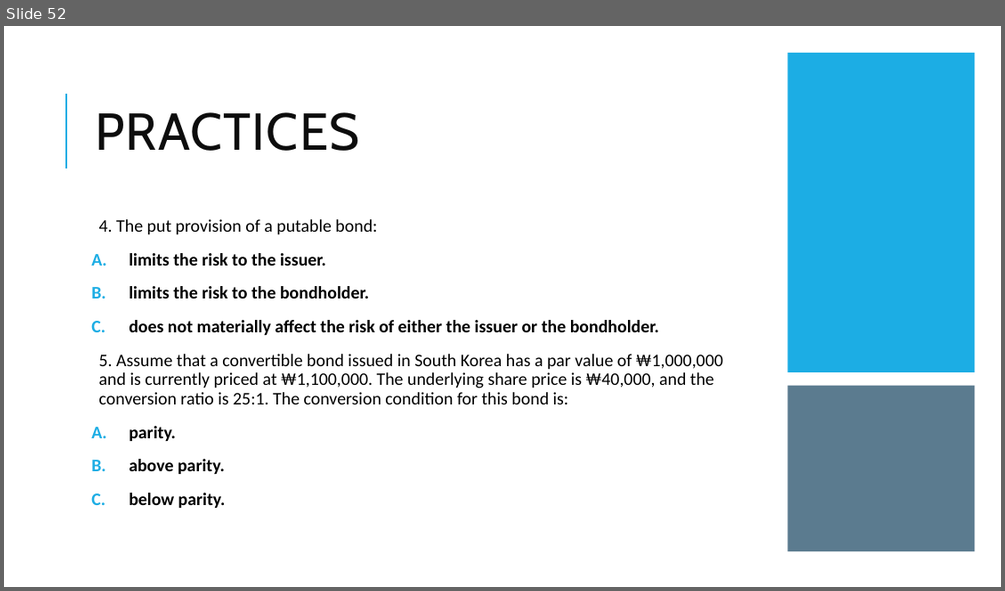
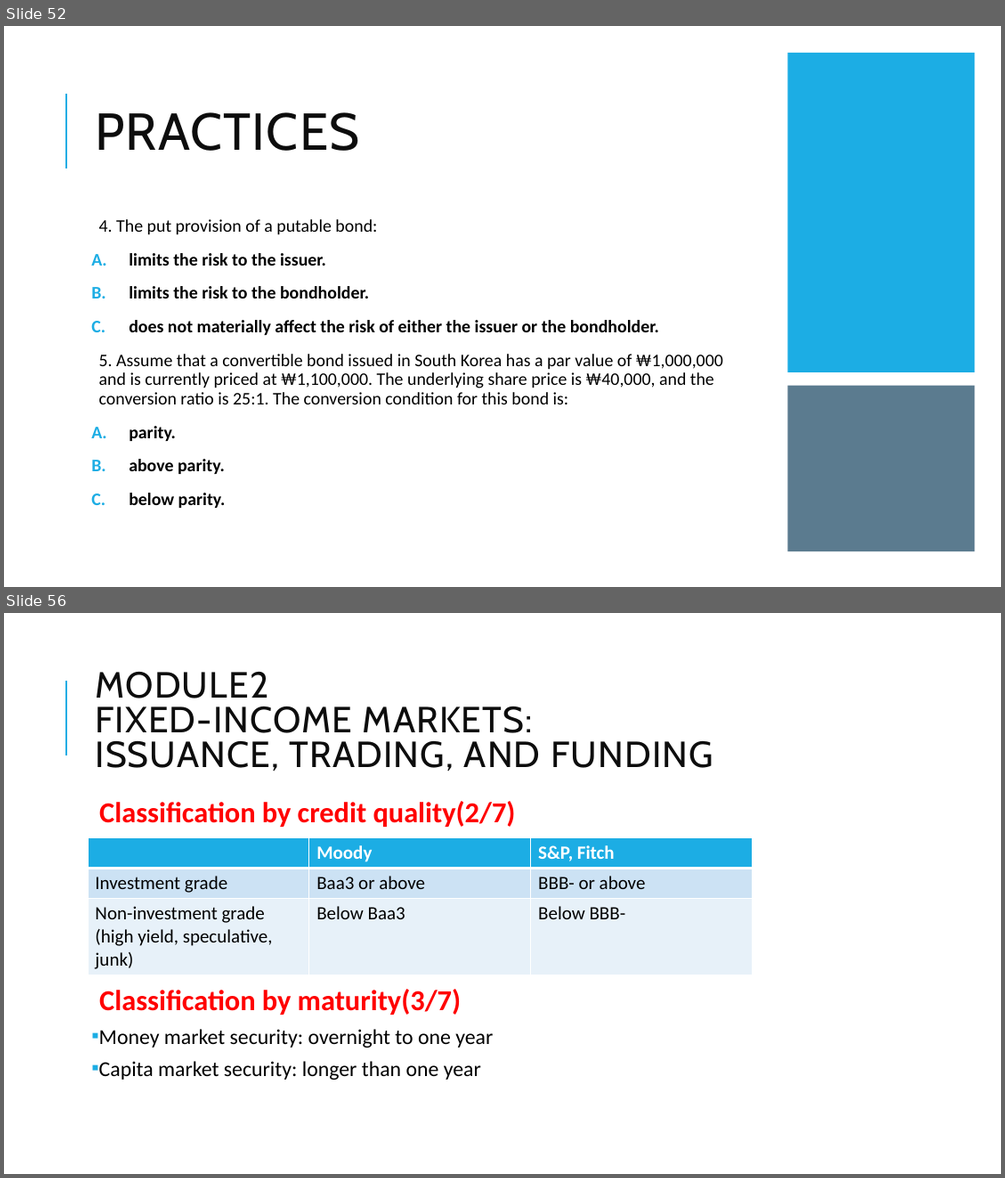
Before and after one commit to Isco0530/data, a slide deck: Fixed Income.pptx. Shown one above the other, each under a label of ours: slide 52 before the commit, slides 52 and 56 after it; the slides between them are not shown. The pictures are 1005x591 and 1005x1178 pixels, drawn with LibreOffice and Linux fonts; fonts in the diff are those of the drawing. Boxes give left, top, right and bottom in pixels: in the first picture for what was removed or moved away, otherwise in the second. Text is boxed around its words. In the diff, an @@ line names an element or a change of style, - is before the commit and + after.

```diff
--- a/Fixed Income.pptx
+++ b/Fixed Income.pptx
@@ slide 56 added at bbox=[4, 613, 1001, 1174], background #FFFFFF; not listed: 1 template element that a slide beside it also shows @@
@@ title added at bbox=[95, 672, 713, 771], 35 pt, text #0D0D0D @@
+MODULE2
+FIXED-INCOME MARKETS:
+ISSUANCE, TRADING, AND FUNDING
@@ text added at bbox=[99, 801, 516, 1079], 20.4 pt, text #000000 @@
+  Classification by credit quality(2/7)
+  Classification by maturity(3/7)
+▪ Money market security: overnight to one year
+▪ Capita market security: longer than one year
@@ table added at bbox=[88, 838, 752, 973], 3 rows, 3 columns @@
+ | Moody | S&P, Fitch
+Investment grade | Baa3 or above | BBB- or above
+Non-investment grade / (high yield, speculative, junk) | Below Baa3 | Below BBB-
```
Also in this commit, not shown: 4 slides changed, 7 other slides added, 1 other file.
